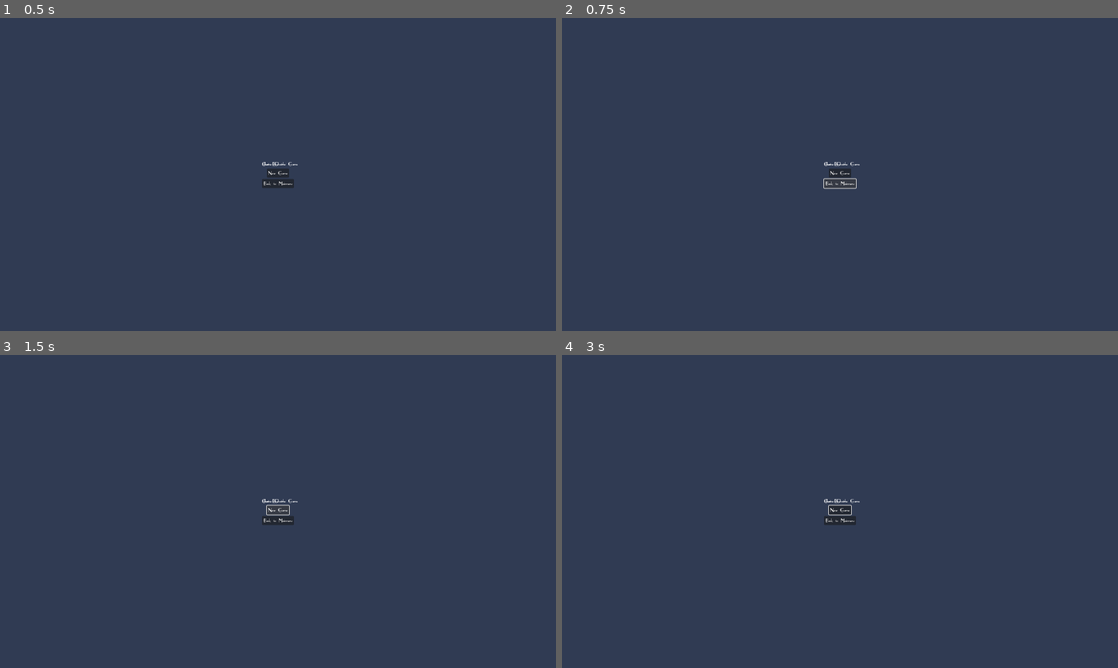
Above: before the commit, frames 1-4 (two rows, left to right).
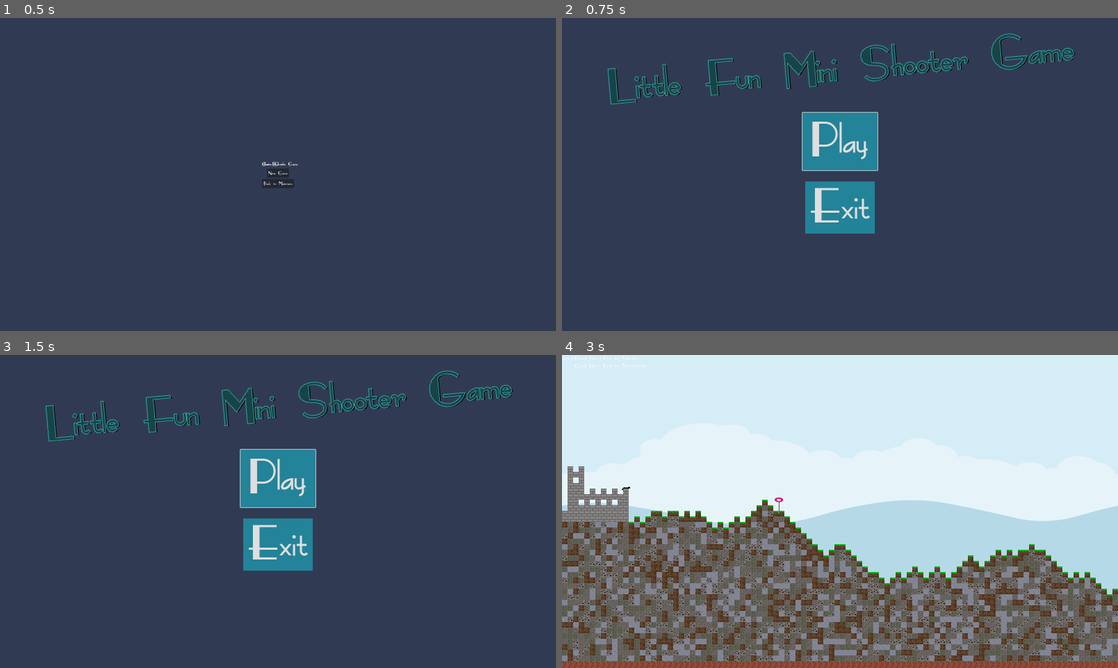
Above: after the commit, the same moments.

Repository: Coding-4Fun/Just4Fun_Mini_Shootergame
Game: Godot game, scene res://UI/GameEndDialog.tscn
Two runs of this game, one before a commit and one after it. Both use one fixed random seed, a clock stepped at 60 frames per second and the inputs below. This scene is started directly instead of the project's main scene.
Inputs (mouse positions are in pixels of both pictures, inside the frame that each line leads up to):
- Up to frame 1 (0.5 s): no input
- Up to frame 2 (0.75 s): click "Back to Mainmenu" at 0.5 s
- Up to frame 3 (1.5 s): click (278, 511) at 1.25 s, where only the run before the commit has a clickable "New Game"
- Up to frame 4 (3 s): click (840, 511) at 2 s, where only the run before the commit has a clickable "New Game"; click (840, 477) at 2.75 s, where only the run after the commit has a clickable "Play"

Frame 1 is identical in both runs. In frame 2, 7.5% of the frame differs, in the area x 8-93%, y 4-69%; in frame 3, 7.5%; in frame 4, 100%, in the area x 0-100%, y 0-100%.
Error before the commit: Invalid call. Nonexistent function 'change_scene_to' in base 'SceneTree'. (res://UI/GameEndDialog.gd:41)

Commit message:
Fix: Change Scene
Fix the Call to Change the Scene

Diff:
--- a/Globals/GameStateManager/GameStateManager.gd
+++ b/Globals/GameStateManager/GameStateManager.gd
@@ -82,7 +82,7 @@
 	gameWin = win
 	await get_tree().create_timer(2.0).timeout
 	get_tree().call_group("Shoots", "queue_free")
-	var sc = get_tree().change_scene_to_file(Preloads.GameOverScene)
+	var sc = get_tree().change_scene_to_packed(Preloads.GameOverScene)
 	if sc != OK:
 		print("Error: change_scene_to()::GameOver")
 
--- a/UI/GameEndDialog.gd
+++ b/UI/GameEndDialog.gd
@@ -32,12 +32,12 @@
 
 
 func _on_buttNewGame_pressed() -> void:
-	if get_tree().change_scene_to(Preloads.MainGameScene) != OK:
+	if get_tree().change_scene_to_packed(Preloads.MainGameScene) != OK:
 		print("Error: change_scene_to()::buttPlay")
 	pass # Replace with function body.
 
 
 func _on_buttMainMenu_pressed() -> void:
-	if get_tree().change_scene_to(Preloads.MainMenuScene) != OK:
+	if get_tree().change_scene_to_packed(Preloads.MainMenuScene) != OK:
 		print("Error: change_scene_to()::buttBackToMenu_pressed")
 	pass # Replace with function body.
--- a/UI/Settings/Settings.gd
+++ b/UI/Settings/Settings.gd
@@ -8,6 +8,6 @@
 ###	assert(get_tree().change_scene_to(Preloads.MainMenuScene) == OK, "Error: change_scene_to()::buttBackToMenu_pressed")
 	if !GSM.GameTimer.is_stopped():
 		GSM.GameTimer.stop()
-	if get_tree().change_scene_to(Preloads.MainMenuScene) != OK:
+	if get_tree().change_scene_to_packed(Preloads.MainMenuScene) != OK:
 		print("Error: change_scene_to()::buttBackToMenu_pressed")
 	Config.save_gameconfig()
